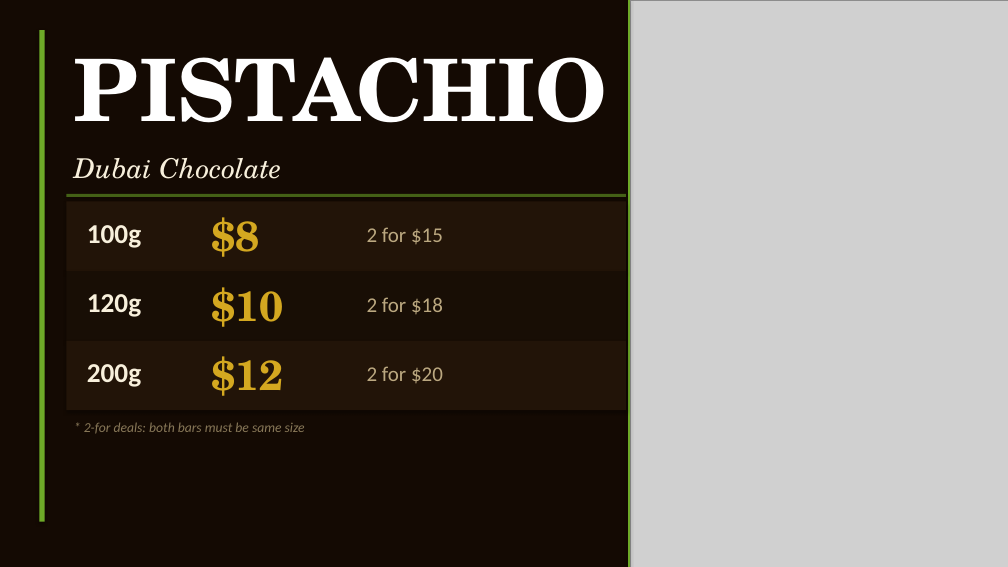
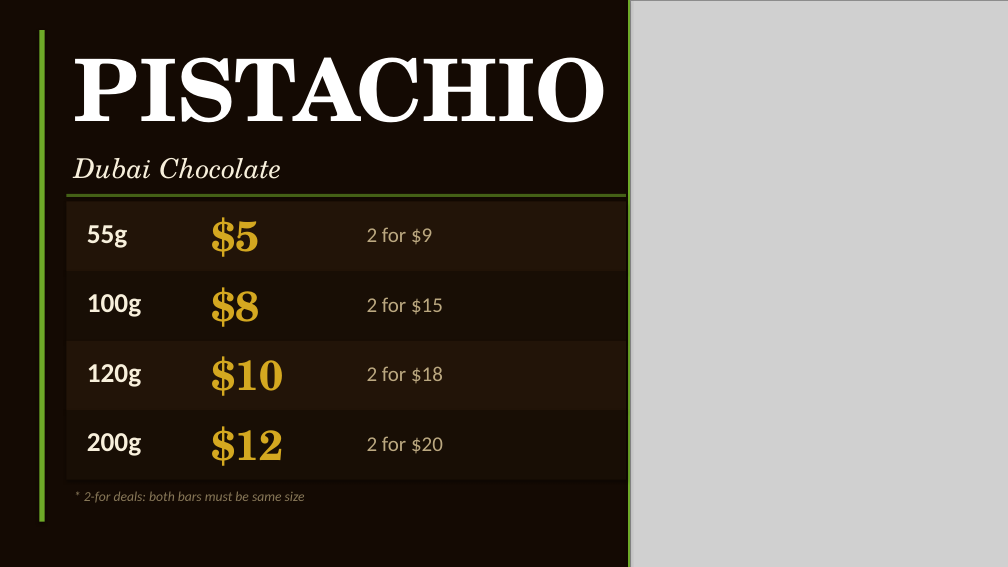
Before and after one commit to mnfadawi/hi, a slide deck: slide 2 of sahara-bites-fun-fair.pptx. Drawn at 1008x567 pixels with LibreOffice and Linux fonts; fonts in the diff are those of the drawing; grey boxes stand for pictures. Boxes give left, top, right and bottom in pixels: in the first picture for what was removed or moved away, otherwise in the second. Text is boxed around its words. In the diff, an @@ line names an element or a change of style, - is before the commit and + after.

```diff
--- a/sahara-bites-fun-fair.pptx
+++ b/sahara-bites-fun-fair.pptx
@@ text added at <box>87,225,128,248</box>, 26 pt, text #F8F0DC, bold @@
+55g
@@ text added at <box>212,217,260,257</box>, 40 pt, text #D4A820, bold @@
+$5
@@ text at <box>367,227,432,244</box>: text changed @@
-2 for $15
+2 for $9
@@ text at <box>367,297,443,314</box>: text changed @@
-2 for $18
+2 for $15
@@ text at <box>367,366,443,383</box>: text changed @@
-2 for $20
+2 for $18
@@ rectangle added at <box>67,410,626,479</box>, fill #180E05 @@
@@ 7 texts: place and size @@
-7 texts at <box>84,217,305,434</box>
+7 texts at <box>84,287,305,503</box>
@@ text added at <box>367,436,443,453</box>, 20 pt, text #BBA880 @@
+2 for $20
```
Also in this commit, not shown: 1 other slide changed.
